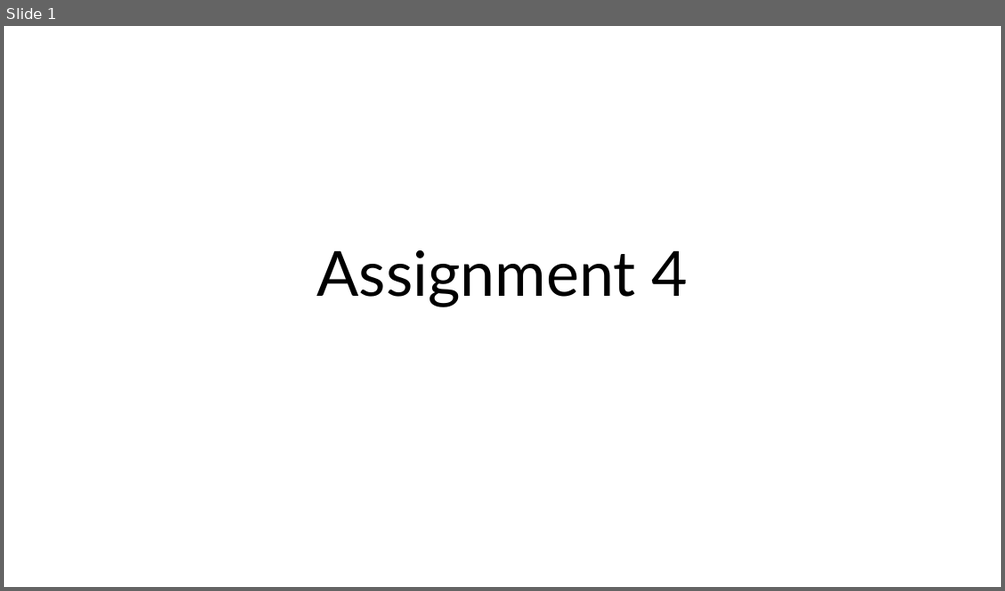
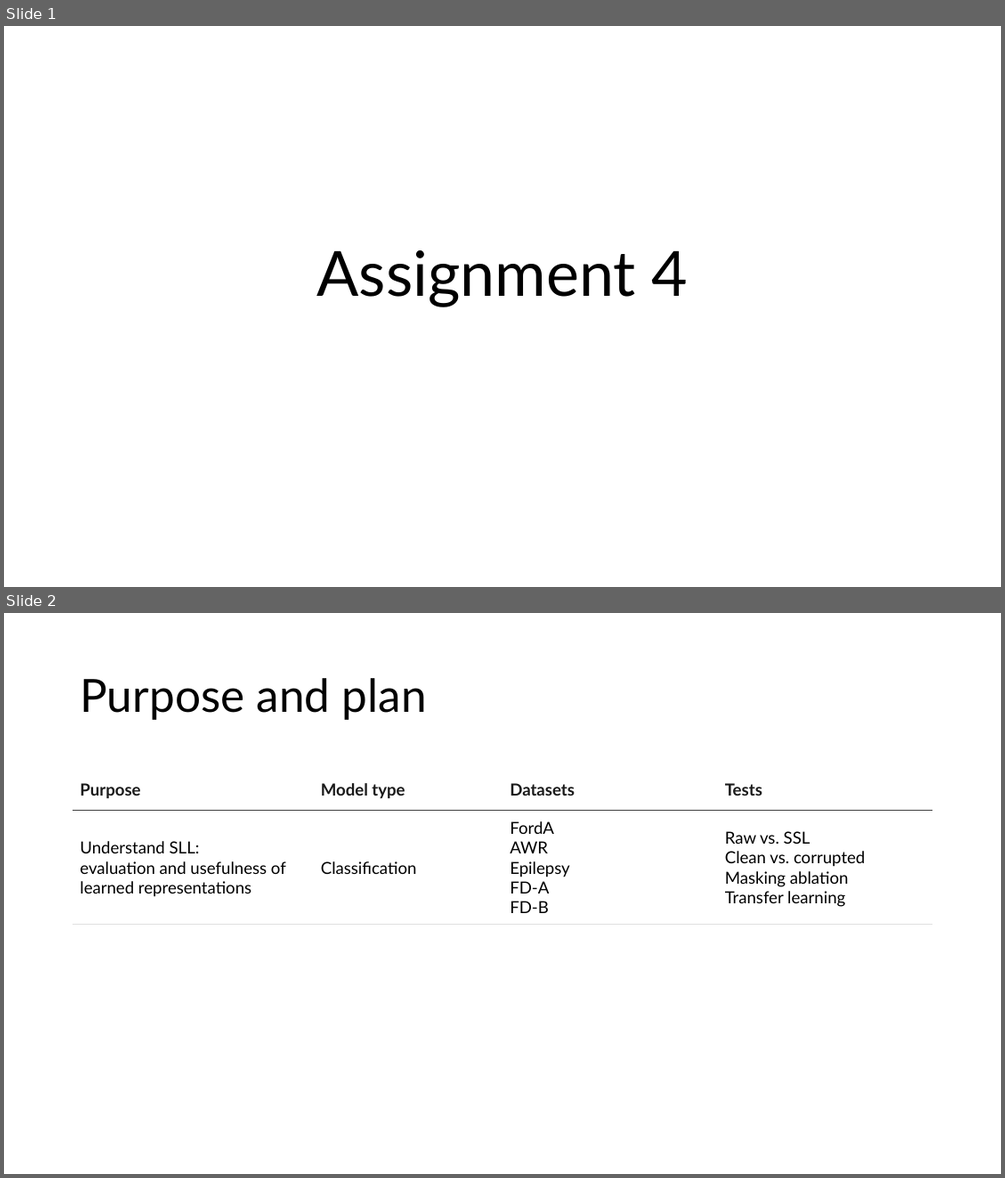
Before and after one commit to FVardi/PhD-Courses, a slide deck: Deep learning for time-series/Assignment 4/Presentation.pptx. Shown one above the other, each under a label of ours: slide 1 before the commit, slides 1 and 2 after it. The pictures are 1005x591 and 1005x1178 pixels, drawn with LibreOffice and Linux fonts; fonts in the diff are those of the drawing. Boxes give left, top, right and bottom in pixels: in the first picture for what was removed or moved away, otherwise in the second. Text is boxed around its words. In the diff, an @@ line names an element or a change of style, - is before the commit and + after.

```diff
--- a/Deep learning for time-series/Assignment 4/Presentation.pptx
+++ b/Deep learning for time-series/Assignment 4/Presentation.pptx
@@ slide 2 added at (x1=4, y1=613, x2=1001, y2=1174), background #FFFFFF @@
@@ title added at (x1=80, y1=678, x2=427, y2=720), 44 pt, text #000000 @@
+Purpose and plan
@@ table added at (x1=73, y1=769, x2=933, y2=925), 2 rows, 4 columns @@
+Purpose | Model type | Datasets | Tests
+Understand SLL: / evaluation and usefulness of learned representations | Classification | FordA / AWR / Epilepsy / FD-A / FD-B | Raw vs. SSL / Clean vs. corrupted / Masking ablation / Transfer learning
```
Also in this commit, not shown: 12 slides changed, 1 other slide added, 2 slides removed, 17 other files.
